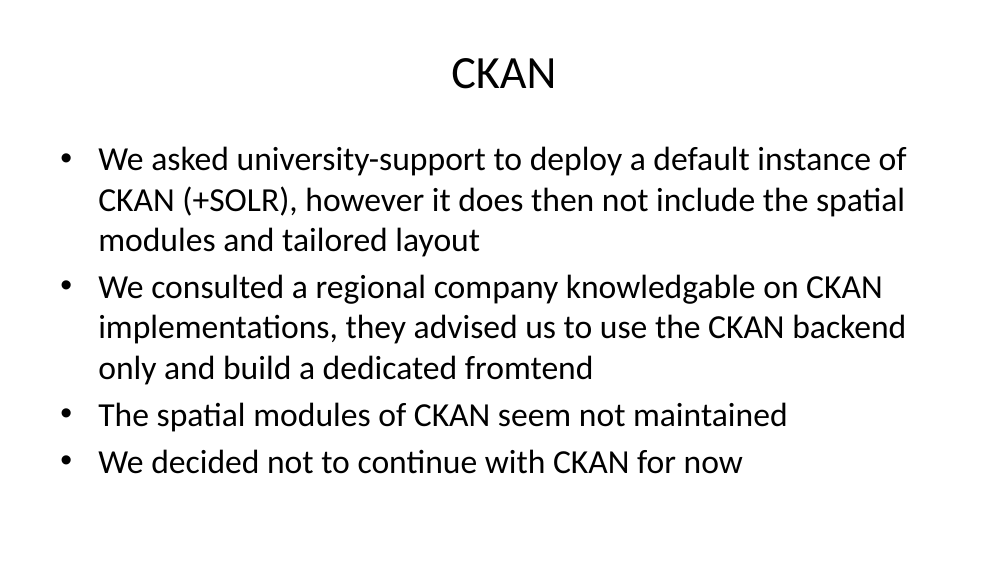
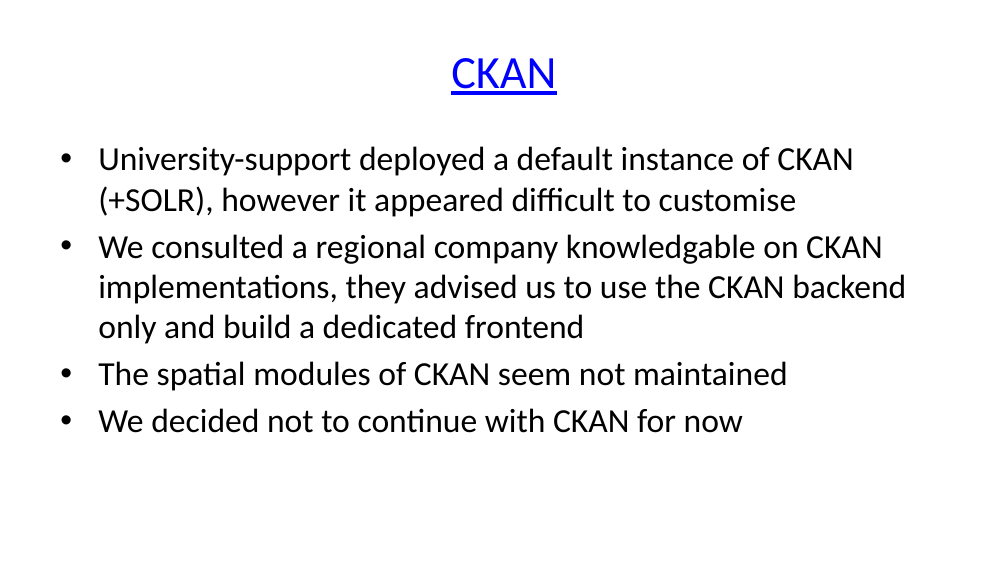
Before and after one commit to pvgenuchten/slides, a slide deck: slide 11 of slides/20250703-foss4gnl-opensource-at-isric.pptx. Drawn at 1008x567 pixels with LibreOffice and Linux fonts; fonts in the diff are those of the drawing. Boxes give left, top, right and bottom in pixels: in the first picture for what was removed or moved away, otherwise in the second. Text is boxed around its words. In the diff, an @@ line names an element or a change of style, - is before the commit and + after.

```diff
--- a/slides/20250703-foss4gnl-opensource-at-isric.pptx
+++ b/slides/20250703-foss4gnl-opensource-at-isric.pptx
@@ title "CKAN" at [451, 58, 556, 95]: text colour #000000 to #0000FF, underline on @@
@@ text at [98, 146, 906, 344]: text changed @@
-• We asked university-support to deploy a default instance of CKAN (+SOLR), however it does then not include the spatial modules and tailored layout
-• We consulted a regional company knowledgable on CKAN implementations, they advised us to use the CKAN backend only and build a dedicated fromtend
+• University-support deployed a default instance of CKAN (+SOLR), however it appeared difficult to customise
+• We consulted a regional company knowledgable on CKAN implementations, they advised us to use the CKAN backend only and build a dedicated frontend
```
Also in this commit, not shown: 10 other slides changed, 1 slide added, 2 slides removed, 8 other files.
